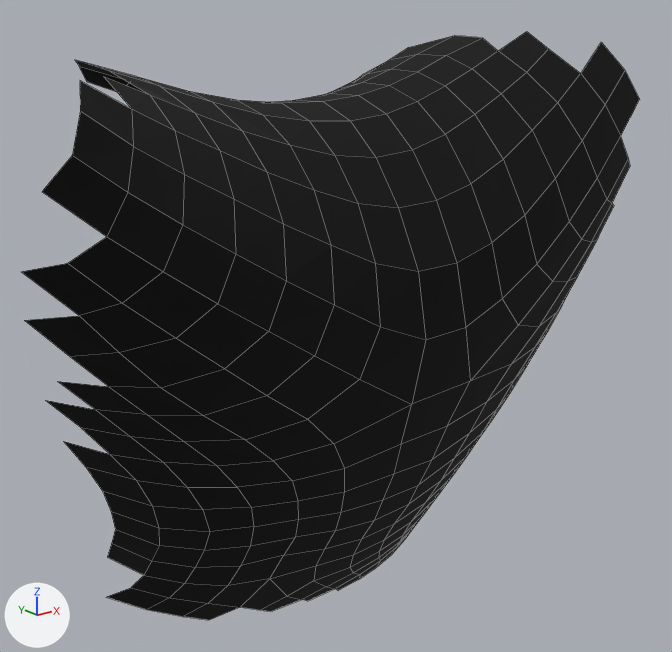
Two versions of the OBJ model QS_project/data/Remeshing/Rot_ex_2_A_10/Rot_ex_2_A_10_Remeshed.obj, one commit apart.
Camera for both pictures: a 50 mm lens placed at (-18.8, -30.2, 14.1), pointed at (0.4, -6.2, 4.5). Arrows for +X, +Y and +Z are at lower left; the lights stay in place. Mesh edges are drawn as thin lines. Where no turn or scale is listed for an object, it has been applied to the vertices.

Before the edit, the objects in view are built like this:
```python
me_rot_ex_2_a_10_remeshed = bpy.data.meshes.new('Rot_ex_2_A_10_Remeshed')
me_rot_ex_2_a_10_remeshed.from_pydata(...)  # 288 vertices, 241 faces; spans x -11.5..11.3, y -11.5..-1.3, z -8.7..14.2
me_rot_ex_2_a_10_remeshed.materials.append(mat_diffuse_0_0_0_255)  # black #000000
# before: 51 (-8.3, -9.3, 12.4) at pixel (131, 108), 65 (-9.7, -9.5, 13.1) at pixel (79, 80), 66 (-10.1, -10.3, 12.5) at pixel (80, 110), 67 (-8.8, -10.3, 11.7) at pixel (133, 146), 81 (-10.5, -10.8, 11.6) at pixel (72, 155)
# before: 82 (-9.3, -10.8, 10.7) at pixel (127, 192), 95 (-11.3, -10.7, 10.9) at pixel (41, 191), 96 (-9.9, -10.9, 9.8) at pixel (106, 236)
# before: 79 (7.4, -10.4, 12.9) at pixel (580, 73), 80 (8.6, -10.3, 13.9) at pixel (601, 41), 93 (7.9, -11.1, 11.9) at pixel (605, 104), 94 (9.2, -10.9, 13.0) at pixel (625, 70), 105 (8.6, -11.3, 10.9) at pixel (620, 136)
# before: 107 (9.9, -11.1, 12.0) at pixel (639, 99)
# before: 226 (-7.0, -3.1, -2.7) at pixel (111, 543), 228 (-6.0, -4.1, -3.2) at pixel (151, 560), 240 (-6.9, -2.4, -3.6) at pixel (107, 557), 241 (-6.0, -3.3, -4.2) at pixel (143, 575)
ob_rot_ex_2_a_10_remeshed = bpy.data.objects.new('Rot_ex_2_A_10_Remeshed', me_rot_ex_2_a_10_remeshed)
ob_rot_ex_2_a_10_remeshed.location = (0.0, 0.0, 0.0)
```
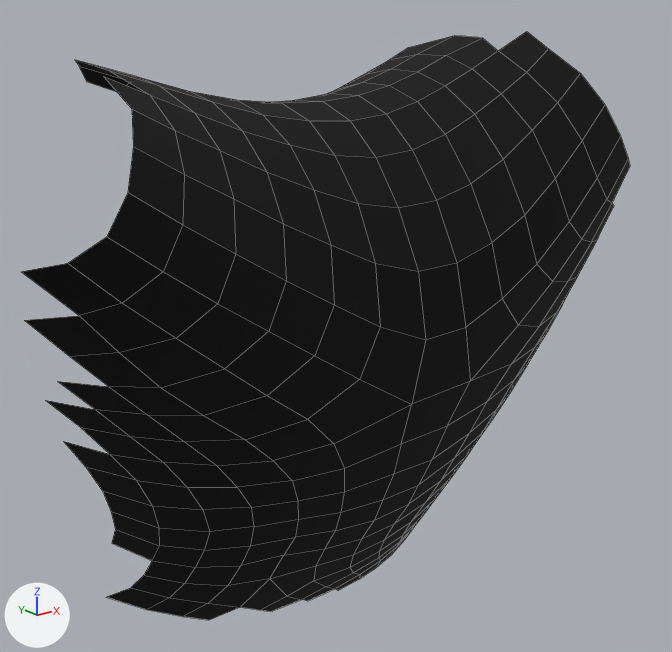
What differs and where, as boxes [x1, y1, x2, y2] in the pictures (672 x 652 px):
'Rot_ex_2_A_10_Remeshed', reshaped: before [22, 31, 640, 620]; after [22, 31, 630, 620]
part 1 of me_rot_ex_2_a_10_remeshed, deleted (black): before [42, 81, 133, 237]
part 2 of me_rot_ex_2_a_10_remeshed, deleted (black): before [581, 42, 640, 136]
part 3 of me_rot_ex_2_a_10_remeshed, deleted (black): before [107, 543, 152, 575]

What changed in the scene script:
```text
Change me_rot_ex_2_a_10_remeshed:
    where me_rot_ex_2_a_10_remeshed.from_pydata(...)  # 288 vertices, 241 faces; spans x -11.5..11.3, y -11.5..-1.3, z -8.7..14.2
    used by ob_rot_ex_2_a_10_remeshed; location = (0.0, 0.0, 0.0)
    verts and faces of me_rot_ex_2_a_10_remeshed; kept vertices keep their numbers, new ones are numbered from 288
    me_rot_ex_2_a_10_remeshed part 1
    add delete_vertices([65, 66, 81, 95])  # with the faces that use them
    me_rot_ex_2_a_10_remeshed part 2
    add delete_vertices([80, 94, 107])  # with the faces that use them
    me_rot_ex_2_a_10_remeshed part 3
    add delete_vertices([240])  # with the faces that use them
```
